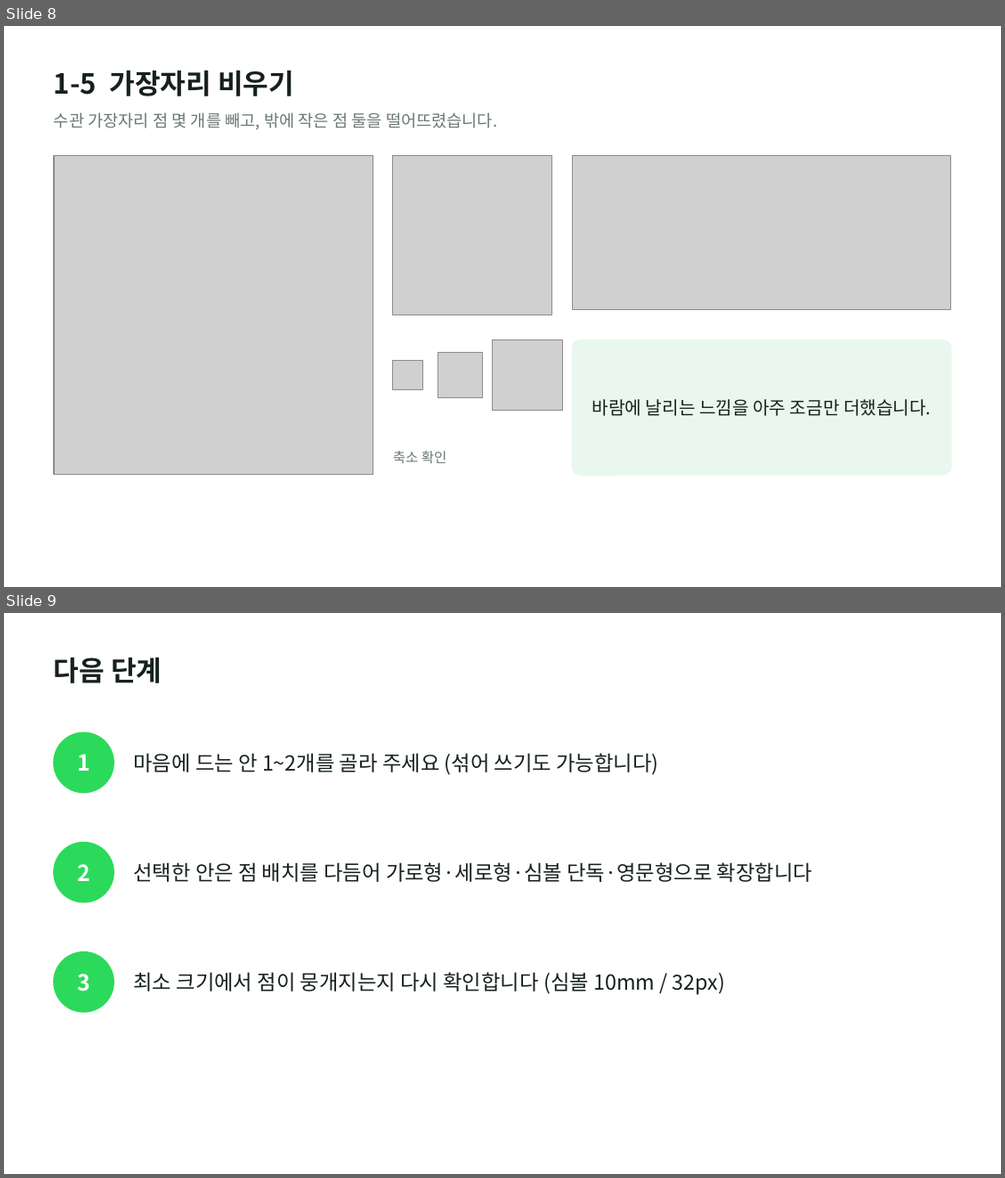
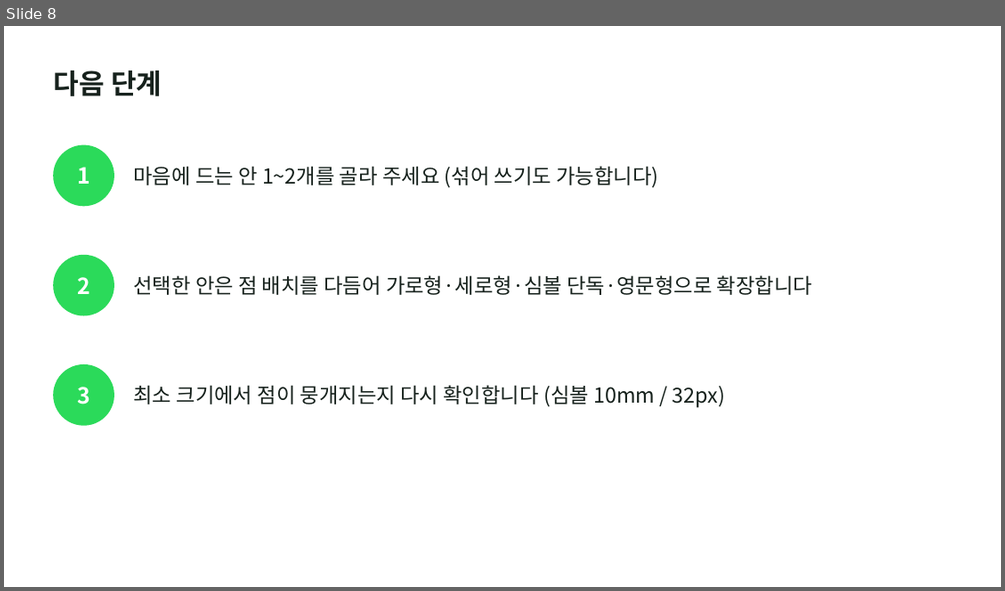
Before and after one commit to otterlee0208/otterlee, a slide deck: bi/zambia-variations-v3/plant-zambia-bi-variations-v3.pptx. Shown one above the other, each under a label of ours: slides 8 and 9 before the commit, slide 8 after it. The pictures are 1005x1178 and 1005x591 pixels, drawn with LibreOffice and Linux fonts; fonts in the diff are those of the drawing; grey boxes stand for pictures. Boxes give left, top, right and bottom in pixels: in the first picture for what was removed or moved away, otherwise in the second. Text is boxed around its words. In the diff, an @@ line names an element or a change of style, - is before the commit and + after.

```diff
--- a/bi/zambia-variations-v3/plant-zambia-bi-variations-v3.pptx
+++ b/bi/zambia-variations-v3/plant-zambia-bi-variations-v3.pptx
@@ slide 8 removed at (x1=4, y1=26, x2=1001, y2=587), background #FFFFFF @@
@@ text removed at (x1=54, y1=70, x2=294, y2=96) @@
-1-5 가장자리 비우기
@@ text removed at (x1=54, y1=112, x2=498, y2=130) @@
-수관 가장자리 점 몇 개를 빼고, 밖에 작은 점 둘을 떨어뜨렸습니다.
@@ picture removed at (x1=54, y1=156, x2=372, y2=475) @@
@@ picture removed at (x1=393, y1=156, x2=552, y2=315) @@
@@ picture removed at (x1=572, y1=156, x2=951, y2=309) @@
@@ picture removed at (x1=493, y1=340, x2=562, y2=410) @@
@@ rounded rectangle removed at (x1=572, y1=340, x2=951, y2=475) @@
@@ picture removed at (x1=393, y1=360, x2=422, y2=390) @@
@@ picture removed at (x1=437, y1=352, x2=483, y2=397) @@
@@ text removed at (x1=592, y1=399, x2=930, y2=416) @@
-바람에 날리는 느낌을 아주 조금만 더했습니다.
@@ text removed at (x1=393, y1=451, x2=447, y2=463) @@
-축소 확인
@@ what was slide 9 is now slide 8 @@
```
Also in this commit, not shown: 5 slides changed, 2 slides added, 2 other slides removed, 50 other files.
